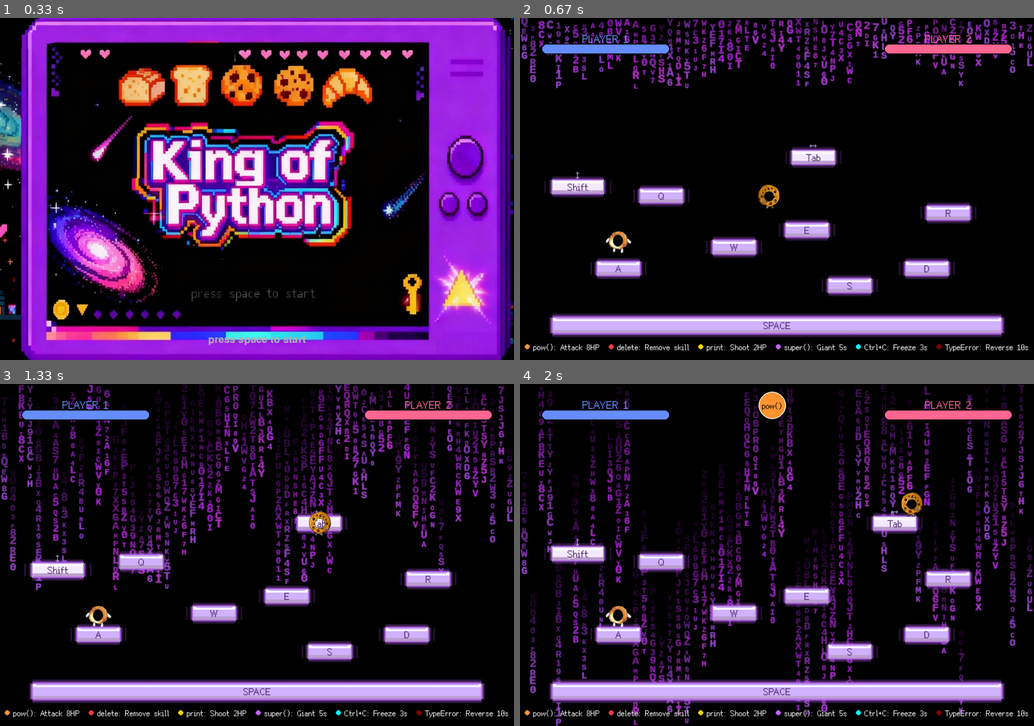
Above: before the commit, frames 1-4 (two rows, left to right).
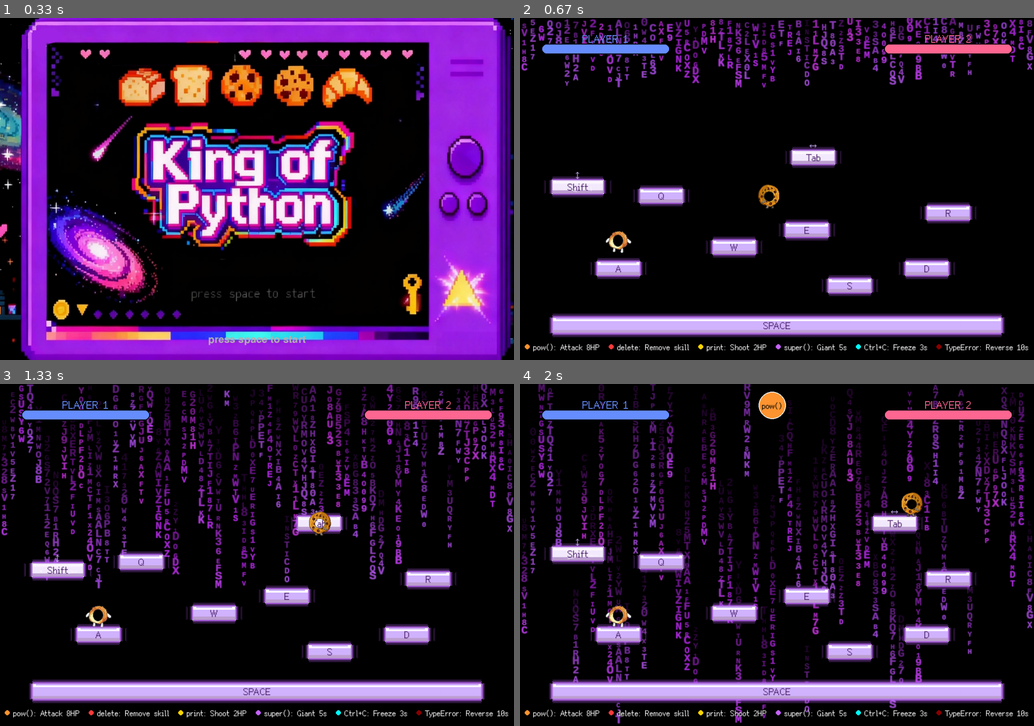
Above: after the commit, the same moments.

Repository: xueyu-coco/King-of-Python
Game: pygame game, started from main.py
The game is run twice, just before and just after one commit, with the same random seed, the same clock (stepped at 60 frames per second) and the same inputs.
Inputs:
- Up to frame 1 (0.33 s): no input
- Up to frame 2 (0.67 s): tap S at 0.33 s
- Up to frame 3 (1.33 s): hold Right 0.67-1.13 s; hold Up from 1.17 s (still down)
- Up to frame 4 (2 s): release Up at 1.47 s; hold Right 1.5-1.97 s

Frame 1 is identical in both runs. In frame 2, 6.8% of the frame differs, in the area x 0-100%, y 0-21%; in frame 3, 17%; in frame 4, 20%, in the area x 0-100%, y 0-100%.

Commit message:
background: initialize and attach backround_1 early so start screen uses it

Diff:
--- a/main.py
+++ b/main.py
@@ -251,6 +251,14 @@
         except Exception:
             # if settings not available, ignore; errors will surface later
             pass
+    # Initialize and attach the animated background early so the start
+    # screen (run_start) can use it as well.
+    try:
+        # initialize background module sizes and streams (no new display)
+        background.init(WIDTH, HEIGHT, create_display=False)
+        background.set_surface(screen)
+    except Exception:
+        pass
 
     # Use the new Start screen module to show a stylized start menu.
     try:
